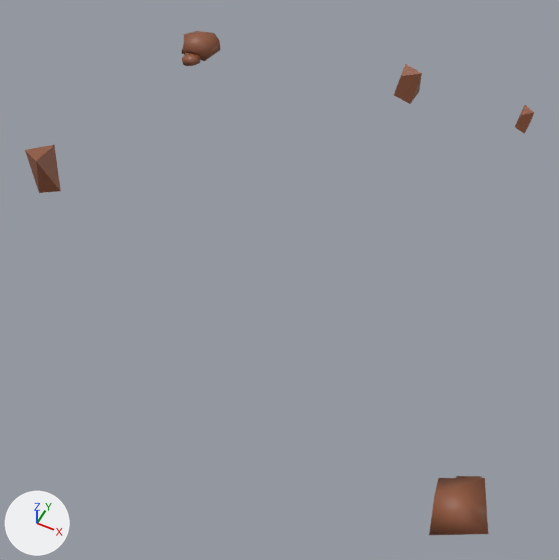
Before and after pictures for a commit that changed the OBJ model Resources/cube2/cube2.obj.
Rendered twice from a camera (50 mm lens) standing at (115.0, -209.0, 203.0) and looking at (27.0, -32.0, -18.0). Arrows for +X, +Y and +Z are at lower left; the lights stay in place. Where no turn or scale is listed for an object, it has been applied to the vertices.

The older version as bpy lines, for what is in view:
```python
ob_cube_001_cube_012 = bpy.data.objects.new('Cube.001_Cube.012', me_cube_001_cube_012)
ob_cube_001_cube_012.location = (0.0, 0.0, 0.0)
ob_cube_002_cube_014 = bpy.data.objects.new('Cube.002_Cube.014', me_cube_002_cube_014)
ob_cube_002_cube_014.location = (0.0, 0.0, 0.0)
ob_cube_003_cube_015 = bpy.data.objects.new('Cube.003_Cube.015', me_cube_003_cube_015)
ob_cube_003_cube_015.location = (0.0, 0.0, 0.0)
ob_cube_005_cube_017 = bpy.data.objects.new('Cube.005_Cube.017', me_cube_005_cube_017)
ob_cube_005_cube_017.location = (0.0, 0.0, 0.0)
ob_cube_006_cube_018 = bpy.data.objects.new('Cube.006_Cube.018', me_cube_006_cube_018)
ob_cube_006_cube_018.location = (0.0, 0.0, 0.0)
ob_cube_cube_010 = bpy.data.objects.new('Cube_Cube.010', me_cube_cube_010)
ob_cube_cube_010.location = (0.0, 0.0, 0.0)
# me_cube_003_cube_015
# before: 0 (-50.1, -55.1, 14.7) at pixel (60, 191), 1 (-52.4, -60.1, 31.3) at pixel (36, 161), 2 (-60.9, -56.0, 30.3) at pixel (24, 149), 3 (-52.9, -49.5, 30.9) at pixel (54, 144), 4 (-57.1, -58.8, 14.0) at pixel (39, 192)
# before: 5 (-58.4, -50.3, 14.5)
```
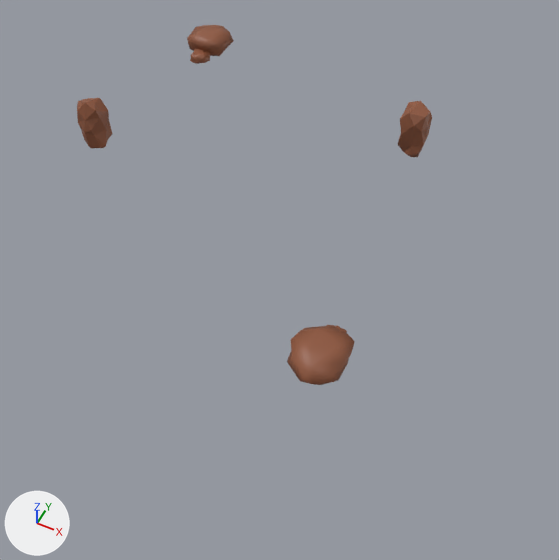
Pixel boxes (x1, y1, x2, y2) of what changed, in the pictures (559 x 560 px):
'Cube.005_Cube.001', added (brown)
    after: (287, 325, 355, 385)
'Cube_Cube.010', deleted (brown)
    before: (429, 478, 488, 535)
'Cube.003_Cube.015', reshaped
    before: (25, 145, 61, 193)
    after: (77, 98, 112, 148)
'Cube.003_Cube.001', added (brown)
    after: (398, 101, 432, 157)
'Cube.005_Cube.017', reshaped (17% wider)
    before: (181, 31, 221, 61)
    after: (187, 25, 234, 56)
'Cube.002_Cube.014', deleted (brown)
    before: (394, 64, 422, 104)
'Cube.006_Cube.018', deleted
    before: (515, 105, 534, 133)
'Cube.001_Cube.012', deleted
    before: (456, 476, 482, 478)
'Cube.004_Cube.001', added
    after: (326, 325, 347, 333)
part 1 of me_cube_003_cube_015, deleted (brown)
    before: (25, 145, 61, 193)
part 2 of me_cube_003_cube_015, added (brown)
    after: (77, 98, 112, 148)

Diff of the bpy script that builds the scene:
```diff
--- a/Resources/cube2/cube2.obj.py
+++ b/Resources/cube2/cube2.obj.py
@@ me_cube_003_cube_015 @@
 # used by ob_cube_003_cube_015; location = (0.0, 0.0, 0.0)
 # verts and faces of me_cube_003_cube_015; kept vertices keep their numbers, new ones are numbered from 6
-me_cube_003_cube_015.from_pydata(...)  # 6 vertices, 8 faces; spans x -60.9..-50.1, y -60.1..-49.5, z 14.0..31.3
+me_cube_003_cube_015.from_pydata(...)  # 45 vertices, 85 faces; spans x -60.6..-49.7, y -31.2..-19.7, z 12.5..34.4
+# me_cube_003_cube_015 part 1
+delete_vertices([*range(0, 6)])  # with the faces that use them
+# me_cube_003_cube_015 part 2
+# 45 vertices are added at x -60.6..-49.7, y -31.2..-19.7, z 12.5..34.4
+# 85 new faces join them
 me_cube_003_cube_015.materials.append(mat_material_010)
@@ me_cube_005_cube_017 @@
 # used by ob_cube_005_cube_017; location = (0.0, 0.0, 0.0)
-me_cube_005_cube_017.from_pydata(...)  # 12 vertices, 15 faces; spans x -87.0..-67.7, y 78.2..100.0, z -15.4..-6.0
+me_cube_005_cube_017.from_pydata(...)  # 45 vertices, 86 faces; spans x -71.0..-51.6, y 62.6..83.7, z -0.9..8.8
+# me_cube_005_cube_017 part 3: the whole mesh is rebuilt
 me_cube_005_cube_017.materials.append(mat_material_012)
@@ me_cube_005_cube_001 @@
+me_cube_005_cube_001.from_pydata(...)  # 45 vertices, 86 faces; spans x 51.6..71.0, y -83.7..-62.6, z -0.9..8.8
+me_cube_005_cube_001.materials.append(mat_material_013)  # picture img_brown_png
@@ me_cube_004_cube_001 @@
+me_cube_004_cube_001.from_pydata(...)  # 221 vertices, 438 faces; spans x 56.87..65.91, y -67.21..-57.54, z -0.84..3.67
+me_cube_004_cube_001.materials.append(mat_material_009)  # picture img_brown_png
@@ me_cube_003_cube_001 @@
+me_cube_003_cube_001.from_pydata(...)  # 45 vertices, 85 faces; spans x 49.7..60.6, y 19.7..31.2, z 12.5..34.4
+me_cube_003_cube_001.materials.append(mat_material_008)  # picture img_brown_png
@@ ob_cube_001_cube_012 @@
-ob_cube_001_cube_012 = bpy.data.objects.new('Cube.001_Cube.012', me_cube_001_cube_012)
-ob_cube_001_cube_012.location = (0.0, 0.0, 0.0)
@@ ob_cube_002_cube_014 @@
-ob_cube_002_cube_014 = bpy.data.objects.new('Cube.002_Cube.014', me_cube_002_cube_014)
-ob_cube_002_cube_014.location = (0.0, 0.0, 0.0)
@@ ob_cube_006_cube_018 @@
-ob_cube_006_cube_018 = bpy.data.objects.new('Cube.006_Cube.018', me_cube_006_cube_018)
-ob_cube_006_cube_018.location = (0.0, 0.0, 0.0)
@@ ob_cube_cube_010 @@
-ob_cube_cube_010 = bpy.data.objects.new('Cube_Cube.010', me_cube_cube_010)
-ob_cube_cube_010.location = (0.0, 0.0, 0.0)
@@ ob_cube_005_cube_001 @@
+ob_cube_005_cube_001 = bpy.data.objects.new('Cube.005_Cube.001', me_cube_005_cube_001)
+ob_cube_005_cube_001.location = (0.0, 0.0, 0.0)
@@ ob_cube_004_cube_001 @@
+ob_cube_004_cube_001 = bpy.data.objects.new('Cube.004_Cube.001', me_cube_004_cube_001)
+ob_cube_004_cube_001.location = (0.0, 0.0, 0.0)
@@ ob_cube_003_cube_001 @@
+ob_cube_003_cube_001 = bpy.data.objects.new('Cube.003_Cube.001', me_cube_003_cube_001)
+ob_cube_003_cube_001.location = (0.0, 0.0, 0.0)
```
